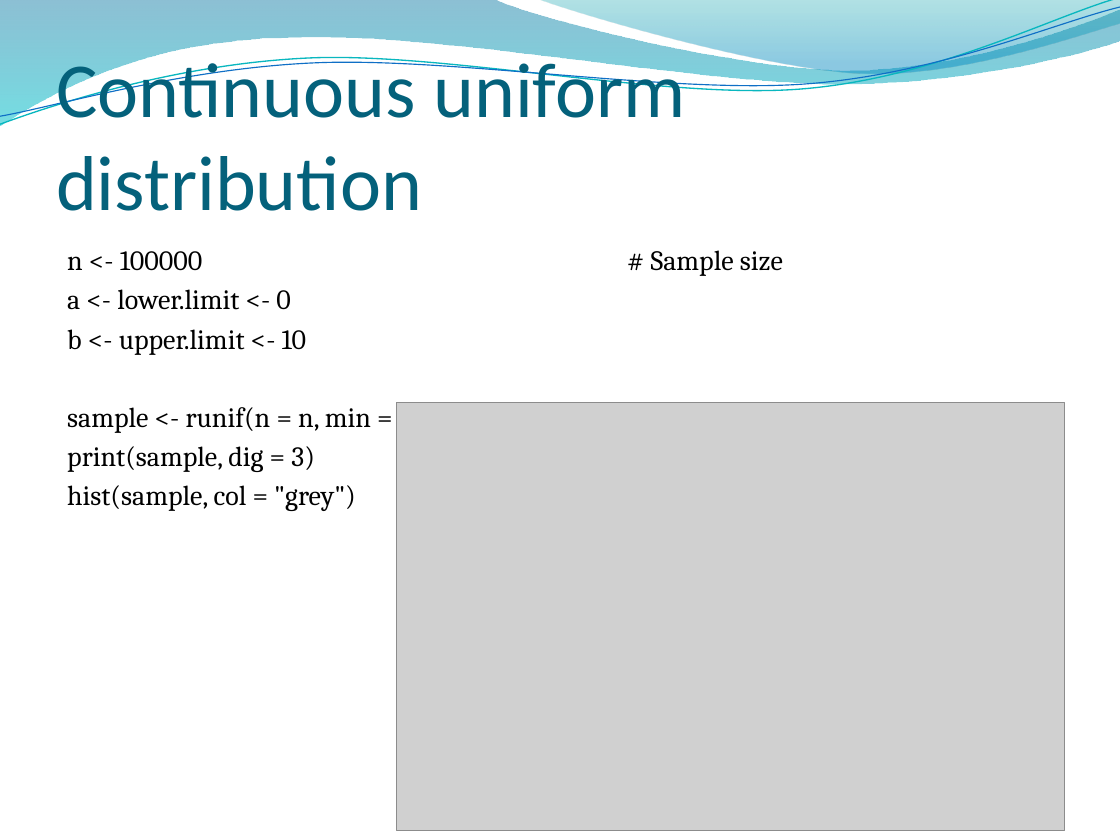
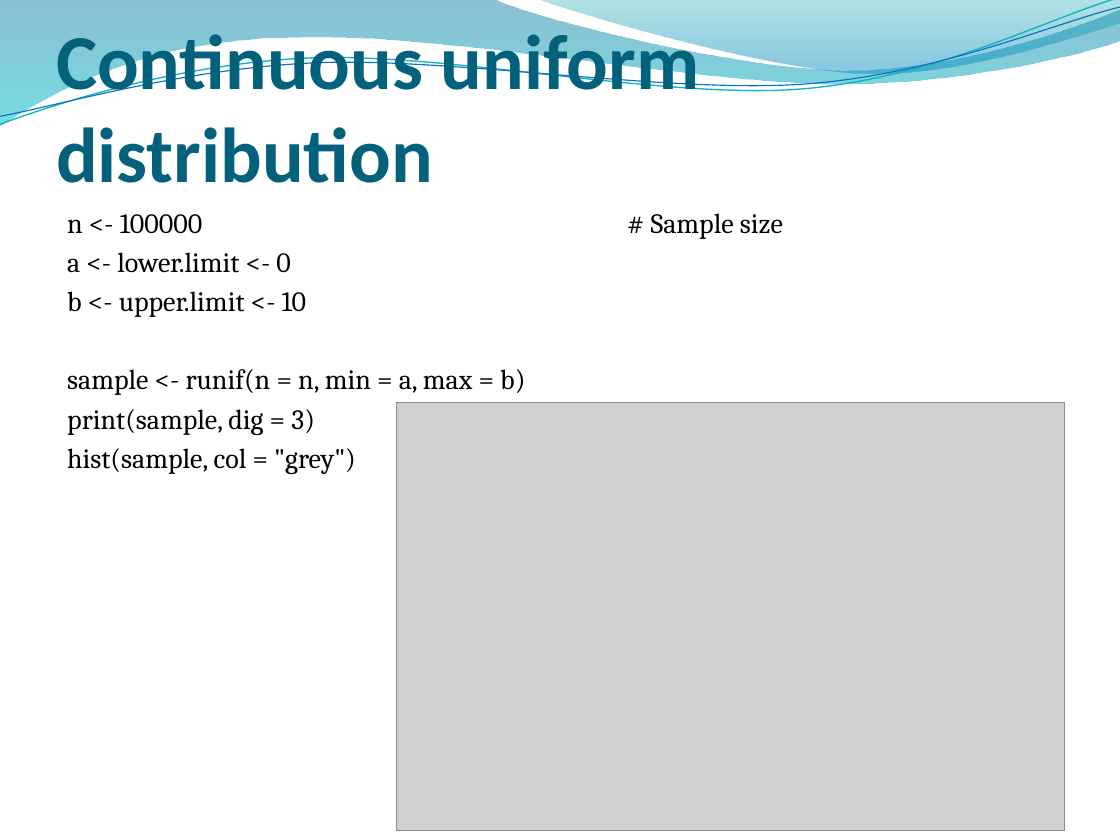
Before and after one commit to ricschuster/R_Workshop_Vienna_2018_02, a slide deck: slide 10 of ppts/Topic 3 Key Components of (Generalized) Linear Models.pptx. Drawn at 1120x840 pixels with LibreOffice and Linux fonts; fonts in the diff are those of the drawing; grey boxes stand for pictures; background and template pictures are left out. Boxes give left, top, right and bottom in pixels: in the first picture for what was removed or moved away, otherwise in the second. Text is boxed around its words. In the diff, an @@ line names an element or a change of style, - is before the commit and + after.

```diff
--- a/ppts/Topic 3 Key Components of (Generalized) Linear Models.pptx
+++ b/ppts/Topic 3 Key Components of (Generalized) Linear Models.pptx
@@ title "Continuous uniform distribution": place and size @@
-title "Continuous uniform distribution" at (56,52,685,211)
+title "Continuous uniform distribution" at (56,24,700,183)
@@ title "Continuous uniform distribution" at (56,24,700,183): bold on @@
@@ text "n <- 100000 # Sample ...": place and size @@
-text "n <- 100000 # Sample ..." at (67,251,525,511)
+text "n <- 100000 # Sample ..." at (67,214,525,474)
```
Also in this commit, not shown: 40 other slides changed.
